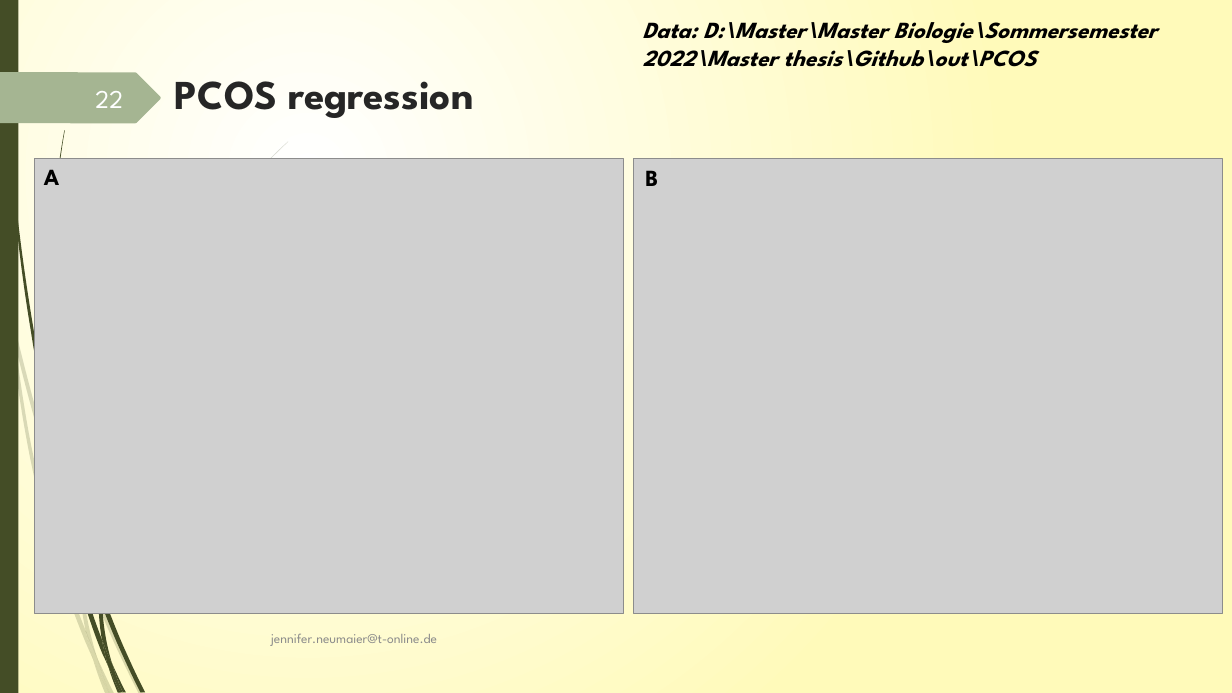
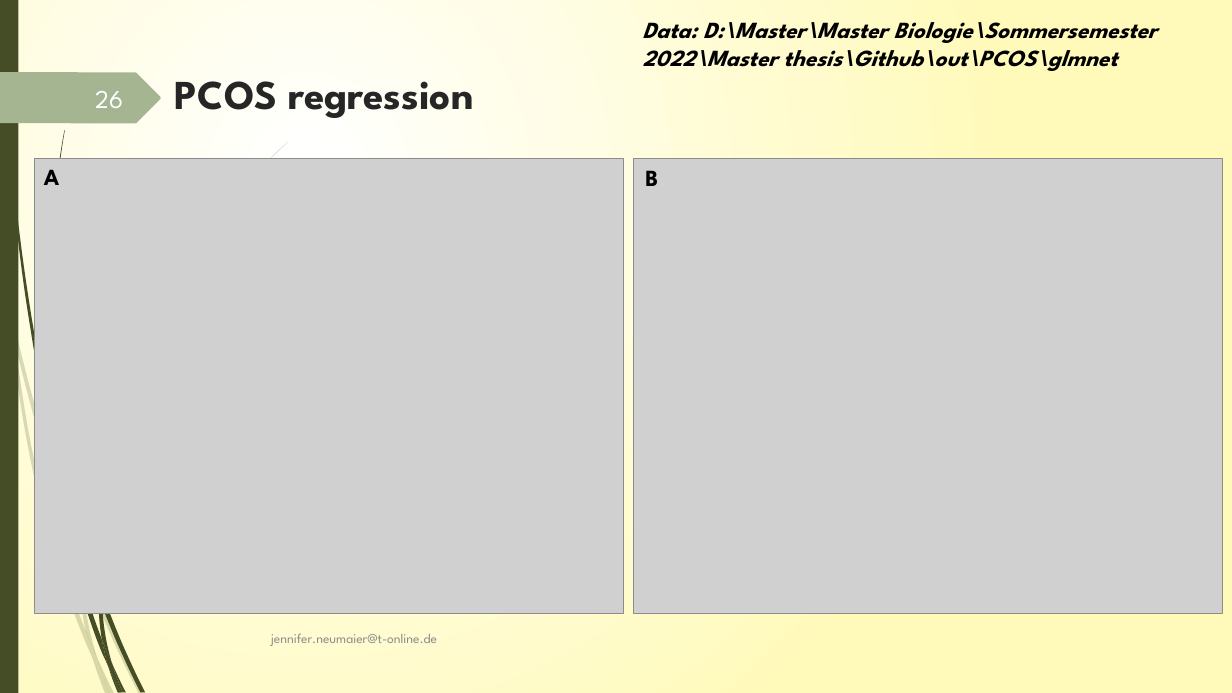
Before and after one commit to JenniferNeumaier/ml_coda, a slide deck: slide 26 of doc/Project_structure_notes.pptx (slide 22 before the commit). Drawn at 1232x693 pixels with LibreOffice and Linux fonts; fonts in the diff are those of the drawing; grey boxes stand for pictures. Boxes give left, top, right and bottom in pixels: in the first picture for what was removed or moved away, otherwise in the second. Text is boxed around its words. In the diff, an @@ line names an element or a change of style, - is before the commit and + after.

```diff
--- a/doc/Project_structure_notes.pptx
+++ b/doc/Project_structure_notes.pptx
@@ text at bbox=[642, 22, 1157, 71]: text changed @@
-Data: D:\Master\Master Biologie\Sommersemester 2022\Master thesis\Github\out\PCOS
+Data: D:\Master\Master Biologie\Sommersemester 2022\Master thesis\Github\out\PCOS\glmnet
@@ page number at bbox=[95, 91, 123, 108]: text changed @@
-22
+26
```
Also in this commit, not shown: 24 other slides changed, 25 slides added, 2 slides removed, 2 other files.
